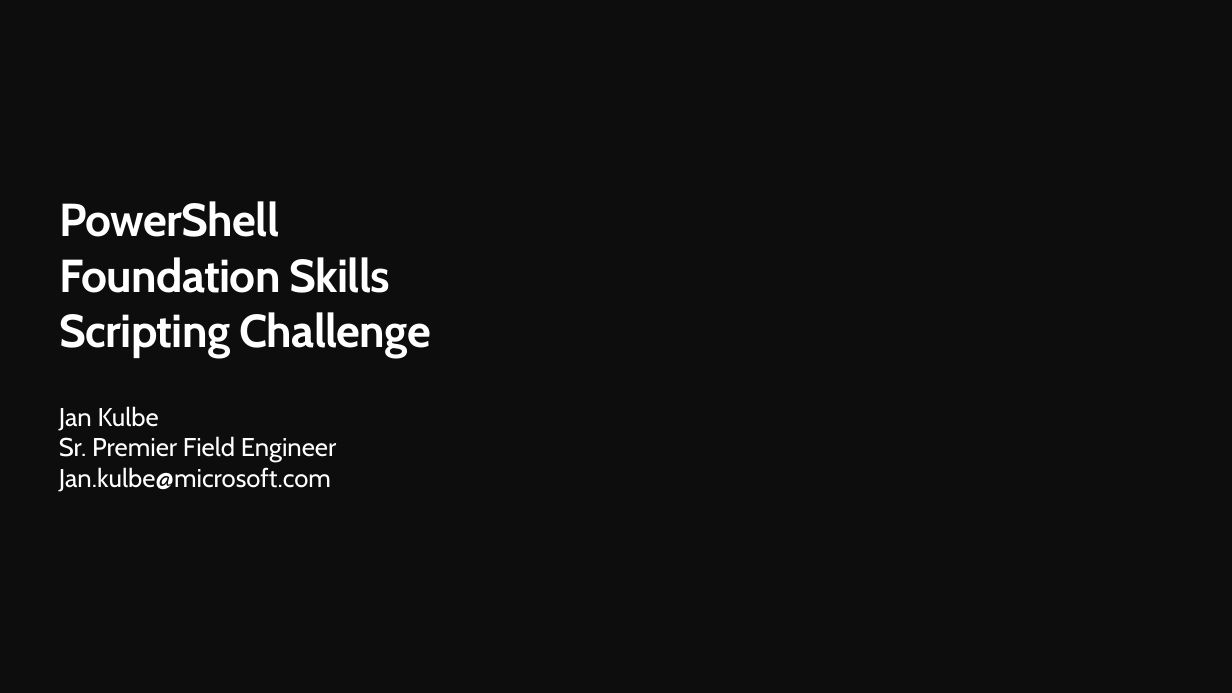
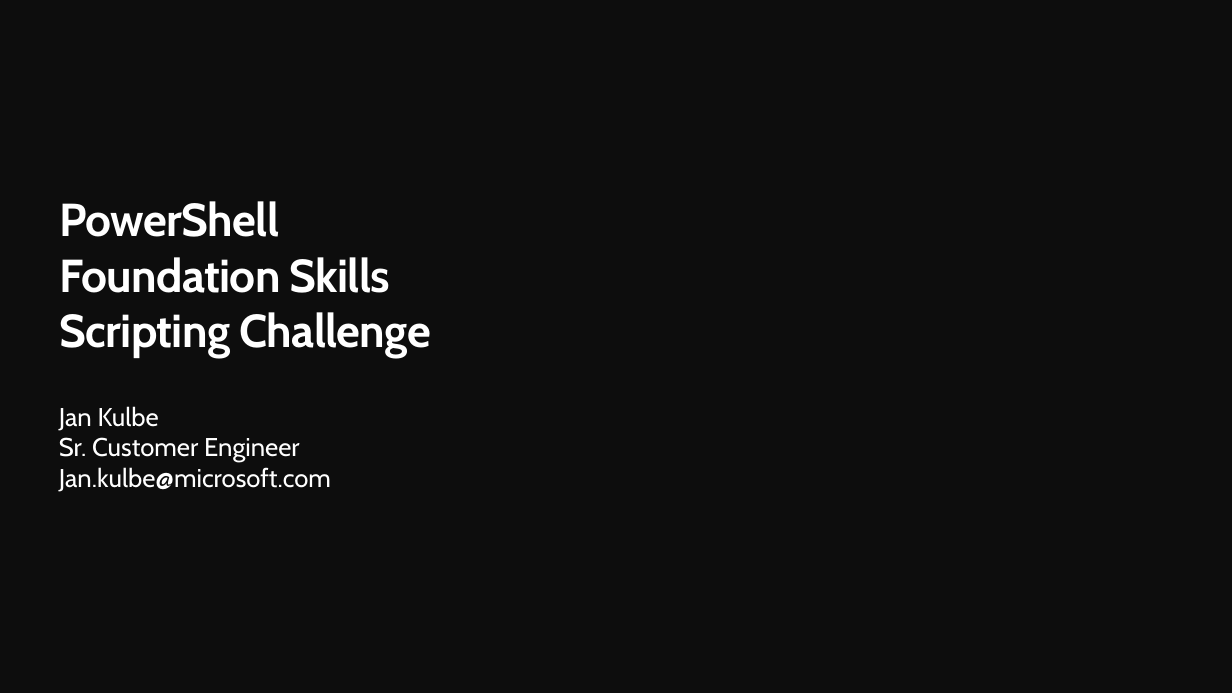
Before and after one commit to jkulbe-msft/powershell-foundation, a slide deck: slide 1 of Abschluss/PowerShell Foundation Skills Scripting Challenge German.pptx. Drawn at 1232x693 pixels with LibreOffice and Linux fonts; fonts in the diff are those of the drawing; background and template pictures are left out. Boxes give left, top, right and bottom in pixels: in the first picture for what was removed or moved away, otherwise in the second. Text is boxed around its words. In the diff, an @@ line names an element or a change of style, - is before the commit and + after.

```diff
--- a/Abschluss/PowerShell Foundation Skills Scripting Challenge German.pptx
+++ b/Abschluss/PowerShell Foundation Skills Scripting Challenge German.pptx
@@ text at bbox=[59, 437, 300, 462]: text changed @@
-Sr. Premier Field Engineer
+Sr. Customer Engineer
```
Also in this commit, not shown: 1 other file.
